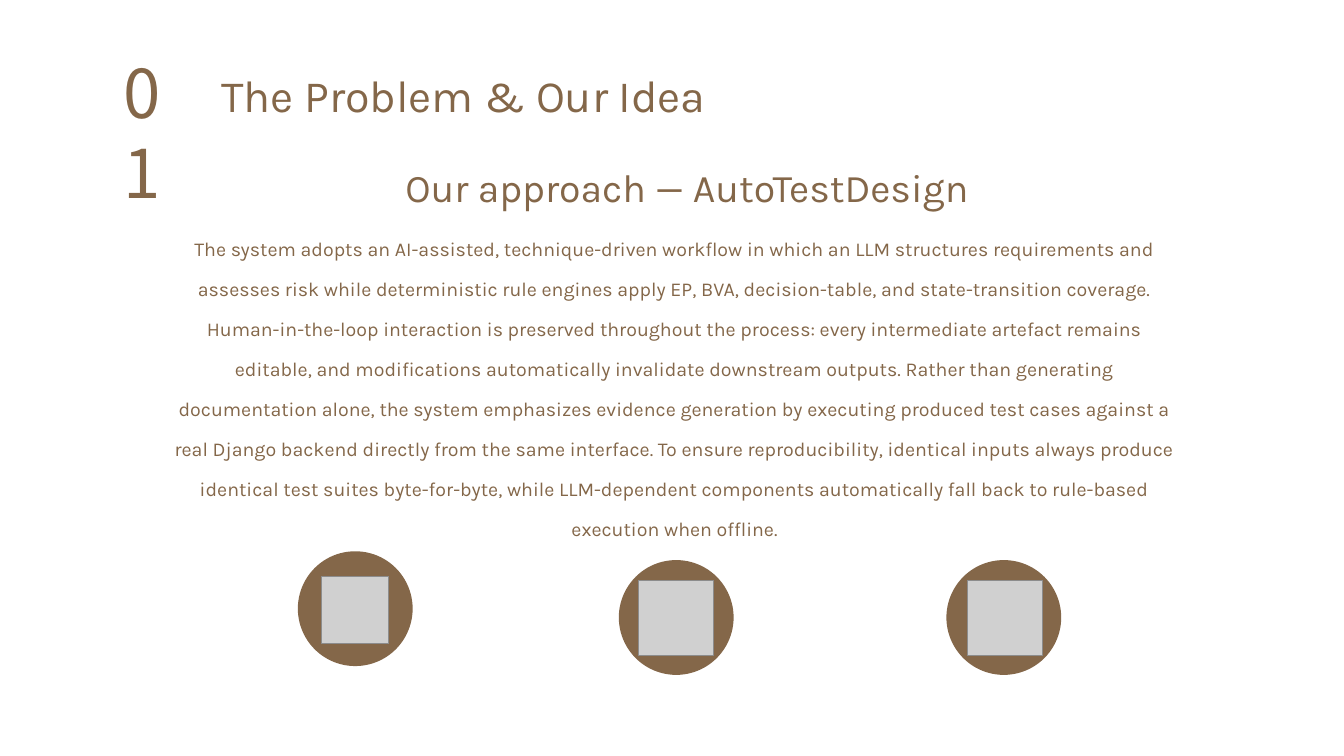
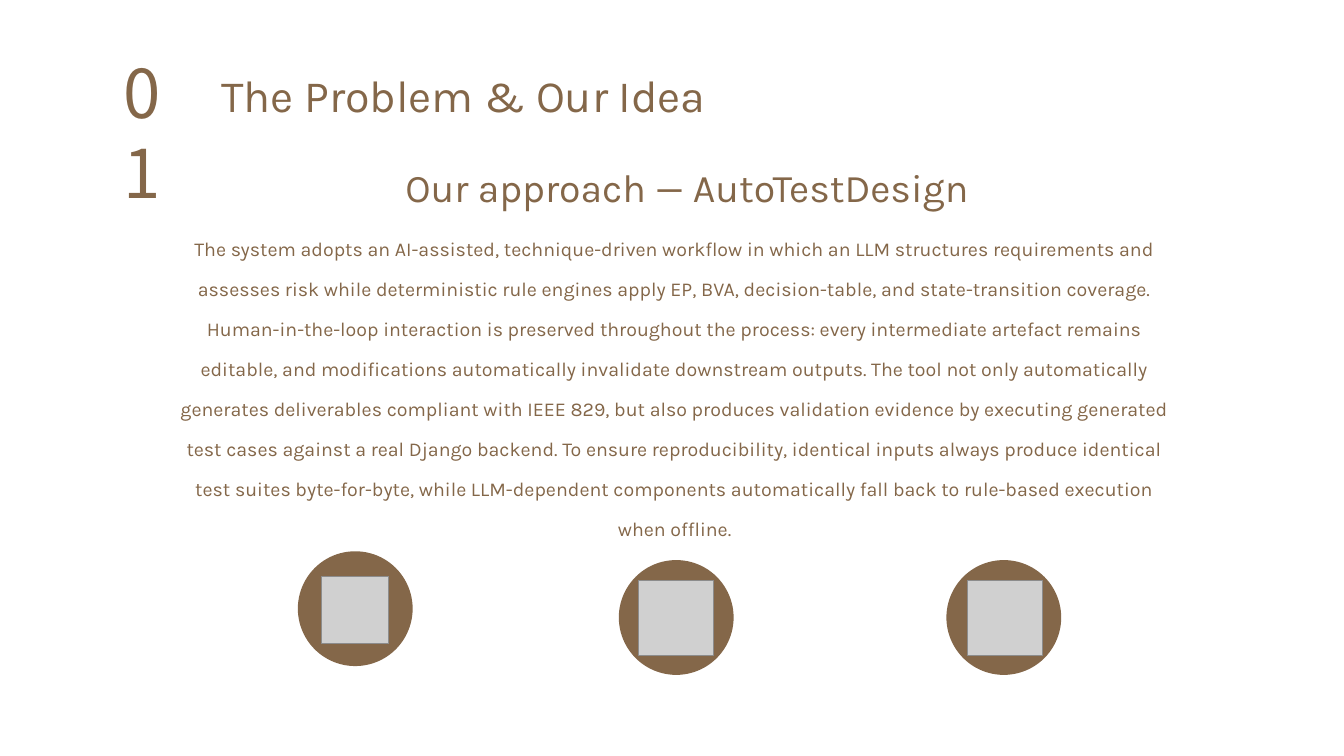
Before and after one commit to BeholderABC/Software-Testing-Final, a slide deck: slide 5 of docs/AI-Driven Test Design Tool.pptx. Drawn at 1344x756 pixels with LibreOffice and Linux fonts; fonts in the diff are those of the drawing; grey boxes stand for pictures; background and template pictures are left out. Boxes give left, top, right and bottom in pixels: in the first picture for what was removed or moved away, otherwise in the second. Text is boxed around its words. In the diff, an @@ line names an element or a change of style, - is before the commit and + after.

```diff
--- a/docs/AI-Driven Test Design Tool.pptx
+++ b/docs/AI-Driven Test Design Tool.pptx
@@ text at box(180, 242, 1167, 536): text changed @@
-The system adopts an AI-assisted, technique-driven workflow in which an LLM structures requirements and assesses risk while deterministic rule engines apply EP, BVA, decision-table, and state-transition coverage. Human-in-the-loop interaction is preserved throughout the process: every intermediate artefact remains editable, and modifications automatically invalidate downstream outputs. Rather than generating documentation alone, the system emphasizes evidence generation by executing produced test cases against a real Django backend directly from the same interface. To ensure reproducibility, identical inputs always produce identical test suites byte-for-byte, while LLM-dependent components automatically fall back to rule-based execution when offline.
+The system adopts an AI-assisted, technique-driven workflow in which an LLM structures requirements and assesses risk while deterministic rule engines apply EP, BVA, decision-table, and state-transition coverage. Human-in-the-loop interaction is preserved throughout the process: every intermediate artefact remains editable, and modifications automatically invalidate downstream outputs. The tool not only automatically generates deliverables compliant with IEEE 829, but also produces validation evidence by executing generated test cases against a real Django backend. To ensure reproducibility, identical inputs always produce identical test suites byte-for-byte, while LLM-dependent components automatically fall back to rule-based execution when offline.
```
Also in this commit, not shown: 4 other slides changed, 1 slide removed, 1 other file.
